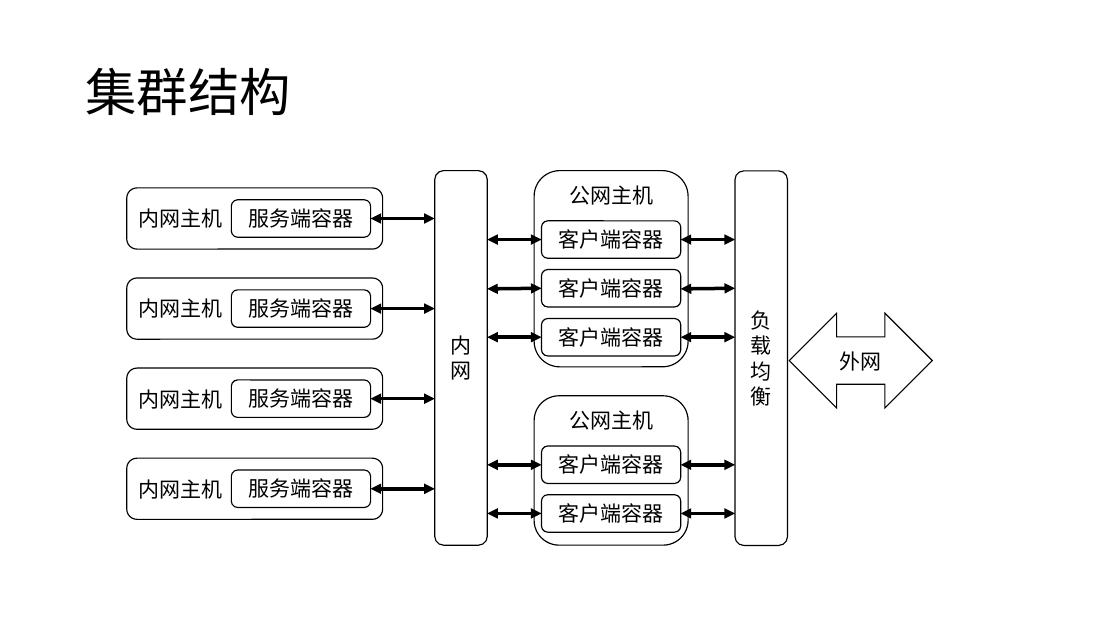
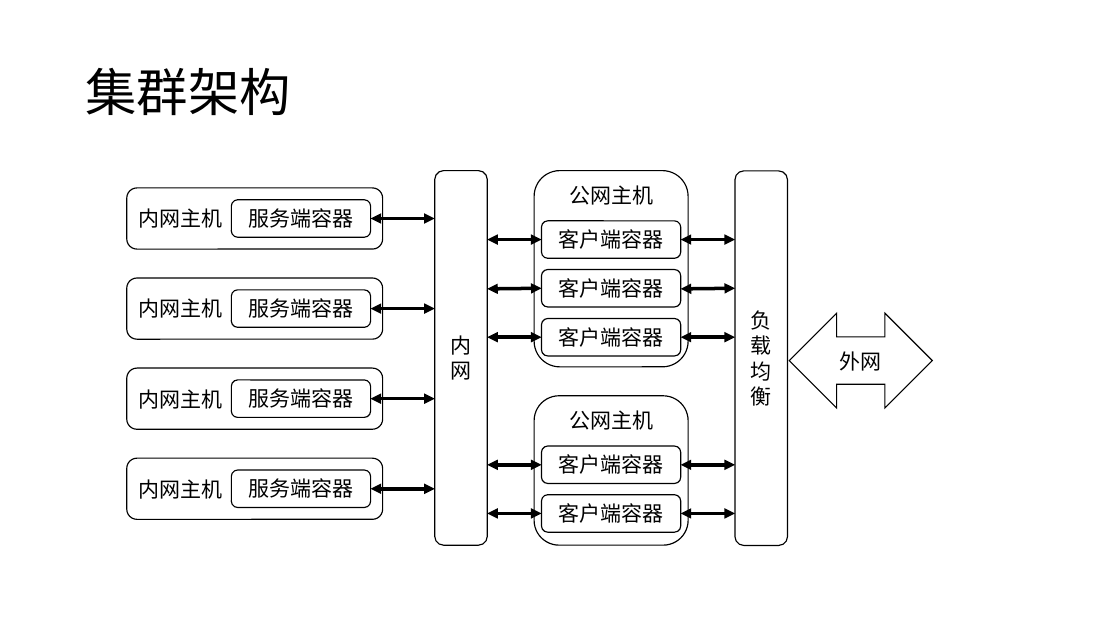
Before and after one commit to WuXiSTC/ArchievesCenter, a slide deck: slide 6 of 设计图.pptx. Drawn at 1120x630 pixels with LibreOffice and Linux fonts; fonts in the diff are those of the drawing. Boxes give left, top, right and bottom in pixels: in the first picture for what was removed or moved away, otherwise in the second. Text is boxed around its words. In the diff, an @@ line names an element or a change of style, - is before the commit and + after.

```diff
--- a/设计图.pptx
+++ b/设计图.pptx
@@ title at [85,68,290,115]: text changed @@
-集群结构
+集群架构
```
Also in this commit, not shown: 2 other slides changed, 4 slides added.
